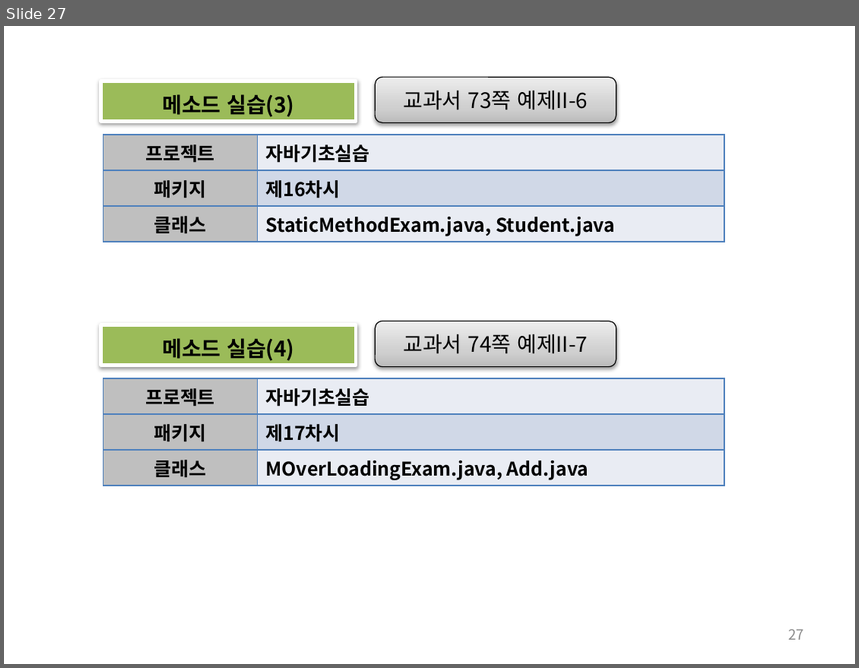
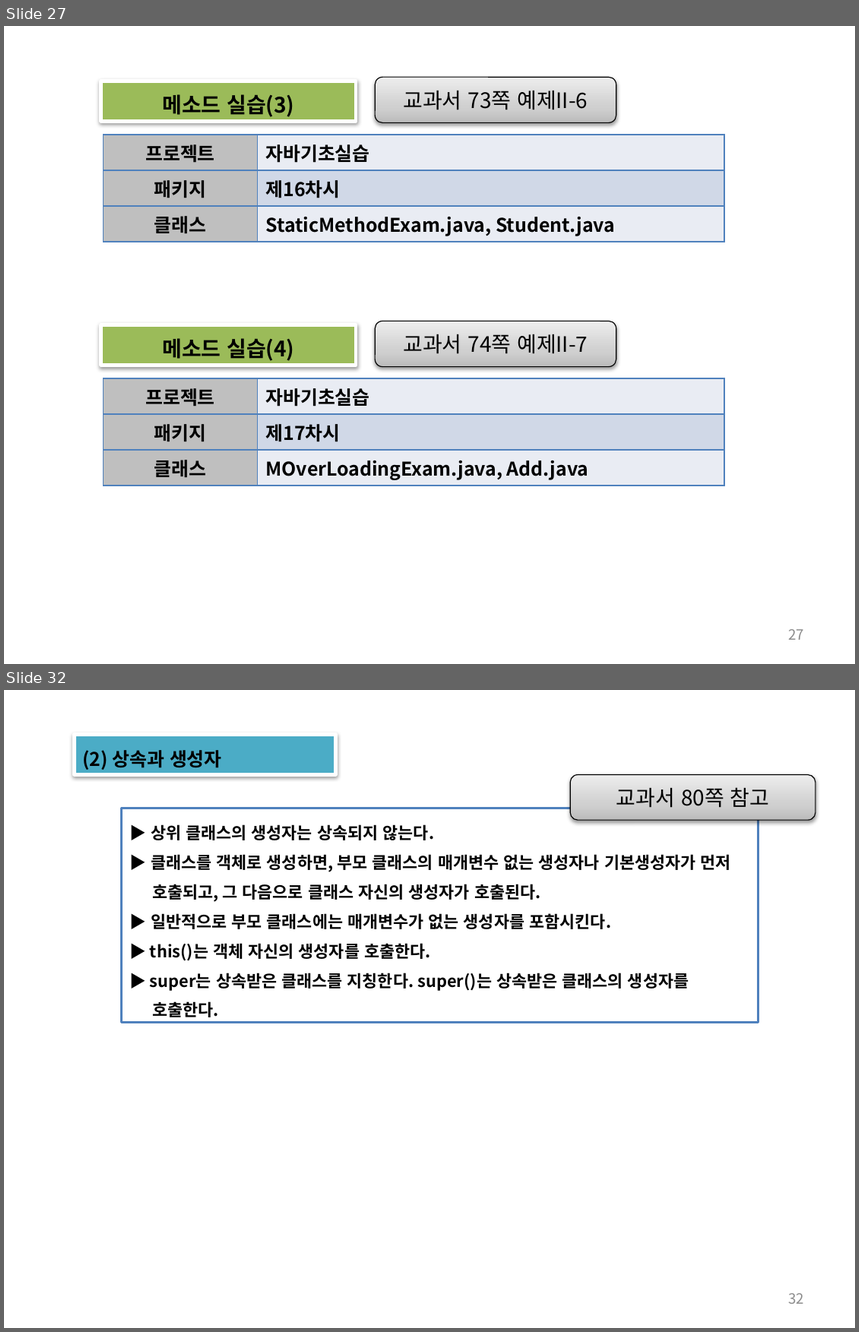
Before and after one commit to histime7/2018JavaClassroom, a slide deck: 수업자료/10_객체지향의 개요.pptx. Shown one above the other, each under a label of ours: slide 27 before the commit, slides 27 and 32 after it; the slides between them are not shown. The pictures are 859x668 and 859x1332 pixels, drawn with LibreOffice and Linux fonts; fonts in the diff are those of the drawing. Boxes give left, top, right and bottom in pixels: in the first picture for what was removed or moved away, otherwise in the second. Text is boxed around its words. In the diff, an @@ line names an element or a change of style, - is before the commit and + after.

```diff
--- a/수업자료/10_객체지향의 개요.pptx
+++ b/수업자료/10_객체지향의 개요.pptx
@@ slide 32 added at [4,690,855,1328], background #FFFFFF @@
@@ rectangle added at [75,734,336,774], fill #4BACC6, outline #FFFFFF 3 pt, 16 pt, text #000000, bold @@
+(2) 상속과 생성자
@@ rounded rectangle added at [570,775,815,820], fill gradient #BDBDBD to #D1D1D1 to #EEEEEE, outline #000000 0.75 pt, 18 pt, text #000000 @@
+교과서 80쪽 참고
@@ rectangle added at [122,809,758,1023], fill #FFFFFF, outline #4F81BD 2 pt, 14 pt, text #000000, bold @@
+▶ 상위 클래스의 생성자는 상속되지 않는다.
+▶ 클래스를 객체로 생성하면, 부모 클래스의 매개변수 없는 생성자나 기본생성자가 먼저 호출되고, 그 다음으로 클래스 자신의 생성자가 호출된다.
+▶ 일반적으로 부모 클래스에는 매개변수가 없는 생성자를 포함시킨다.
+▶ this()는 객체 자신의 생성자를 호출한다.
+▶ super는 상속받은 클래스를 지칭한다. super()는 상속받은 클래스의 생성자를 호출한다.
@@ page number added at [788,1293,804,1304], 12 pt, text #8C8C8C @@
+32
```
Also in this commit, not shown: 6 slides changed, 24 other slides added, 1 other file.
